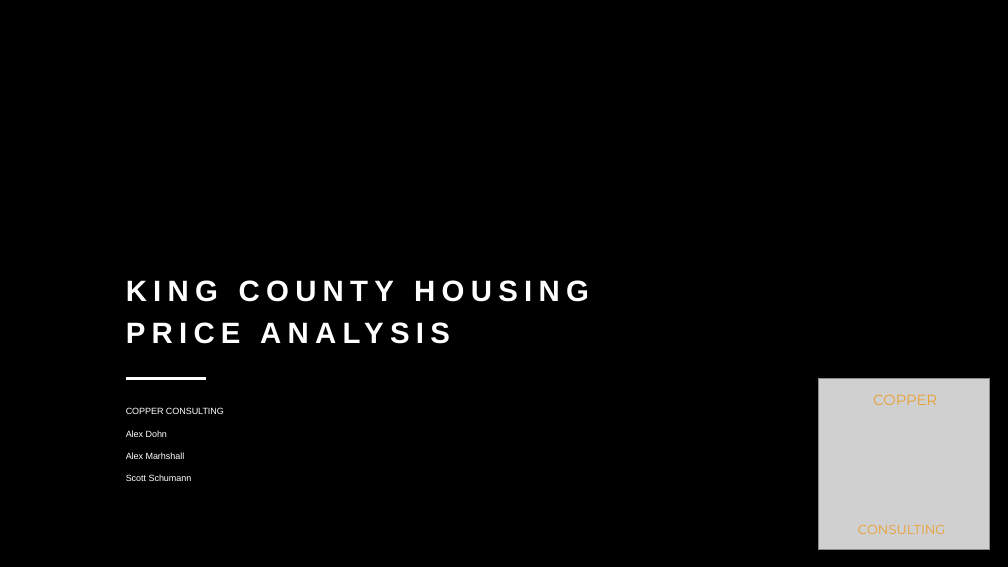
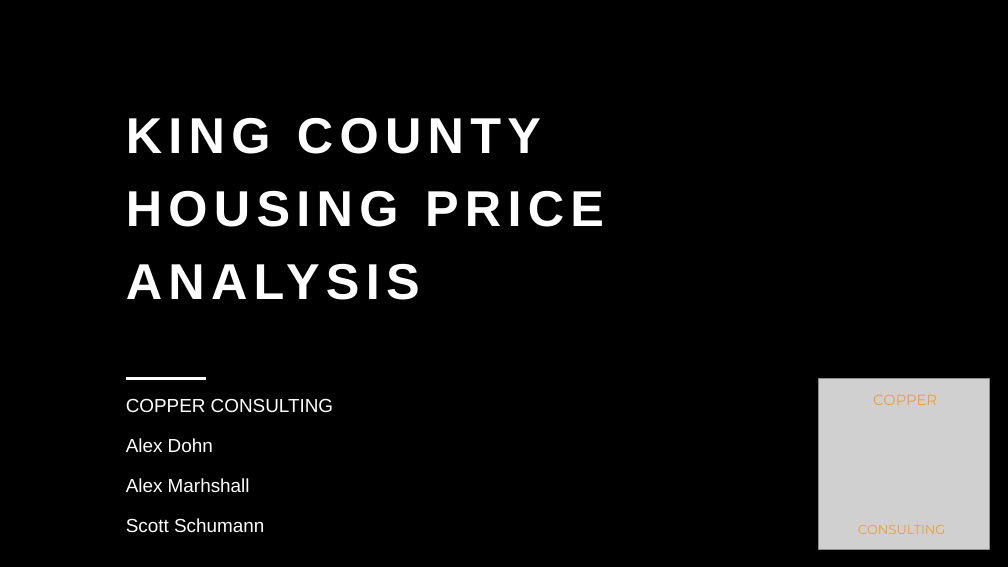
Before and after one commit to Shoemaker703/home_sales_analysis_project, a slide deck: slide 1 of Kings County HousIng Price Analysis.pptx. Drawn at 1008x567 pixels with LibreOffice and Linux fonts; fonts in the diff are those of the drawing; grey boxes stand for pictures; background and template pictures are left out. Boxes give left, top, right and bottom in pixels: in the first picture for what was removed or moved away, otherwise in the second. Text is boxed around its words. In the diff, an @@ line names an element or a change of style, - is before the commit and + after.

Commit message:
Update final presentation materials

```diff
--- a/Kings County HousIng Price Analysis.pptx
+++ b/Kings County HousIng Price Analysis.pptx
@@ title "KING COUNTY HOUSING PRICE ANALYSIS": place and size @@
-title "KING COUNTY HOUSING PRICE ANALYSIS" at [126,280,589,302]
+title "KING COUNTY HOUSING PRICE ANALYSIS" at [126,118,604,227]
@@ title "KING COUNTY HOUSING PRICE ANALYSIS" at [126,118,604,227]: size 28 to 48 pt @@
@@ subtitle "COPPER CONSULTING": place and size @@
-subtitle "COPPER CONSULTING" at [126,408,224,481]
+subtitle "COPPER CONSULTING" at [126,398,333,533]
@@ subtitle "COPPER CONSULTING" at [126,398,333,533]: size 8.6 to 18 pt; line spacing 1.1 to 1.3 @@
```
Also in this commit, not shown: 1 other file.
